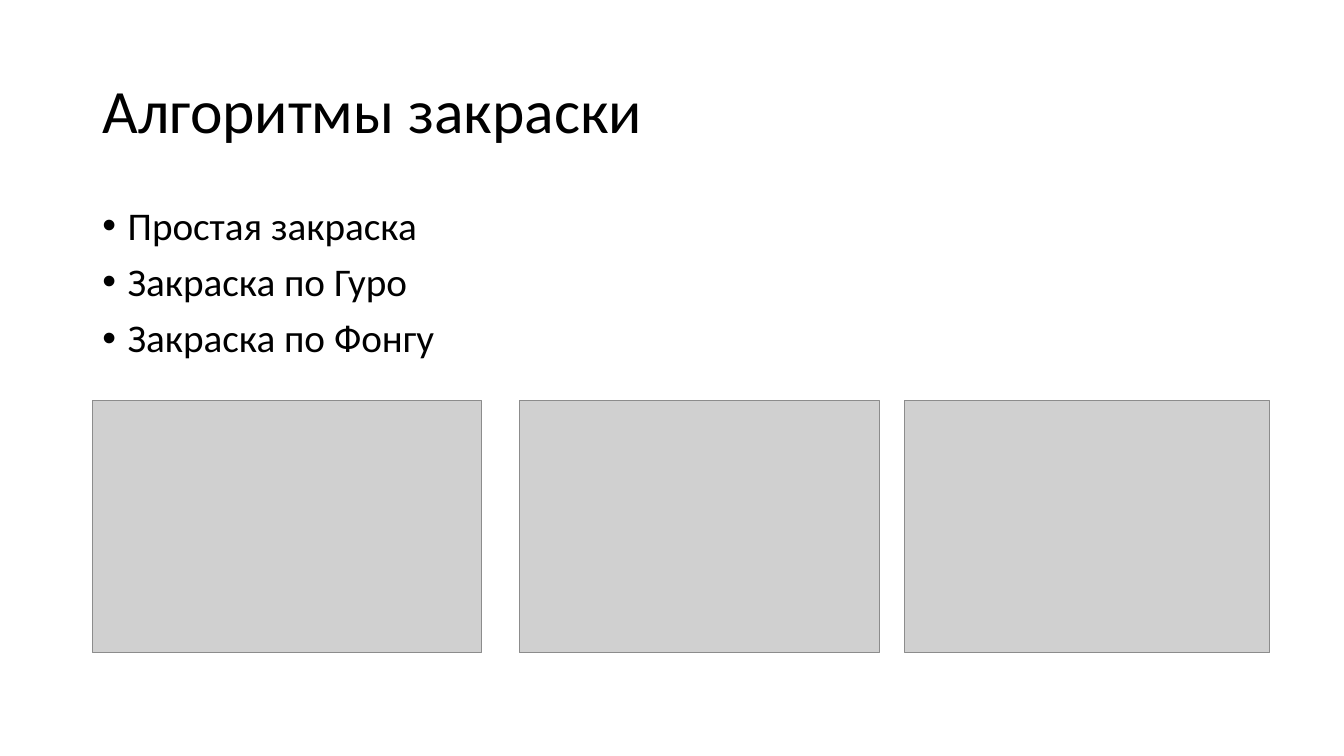
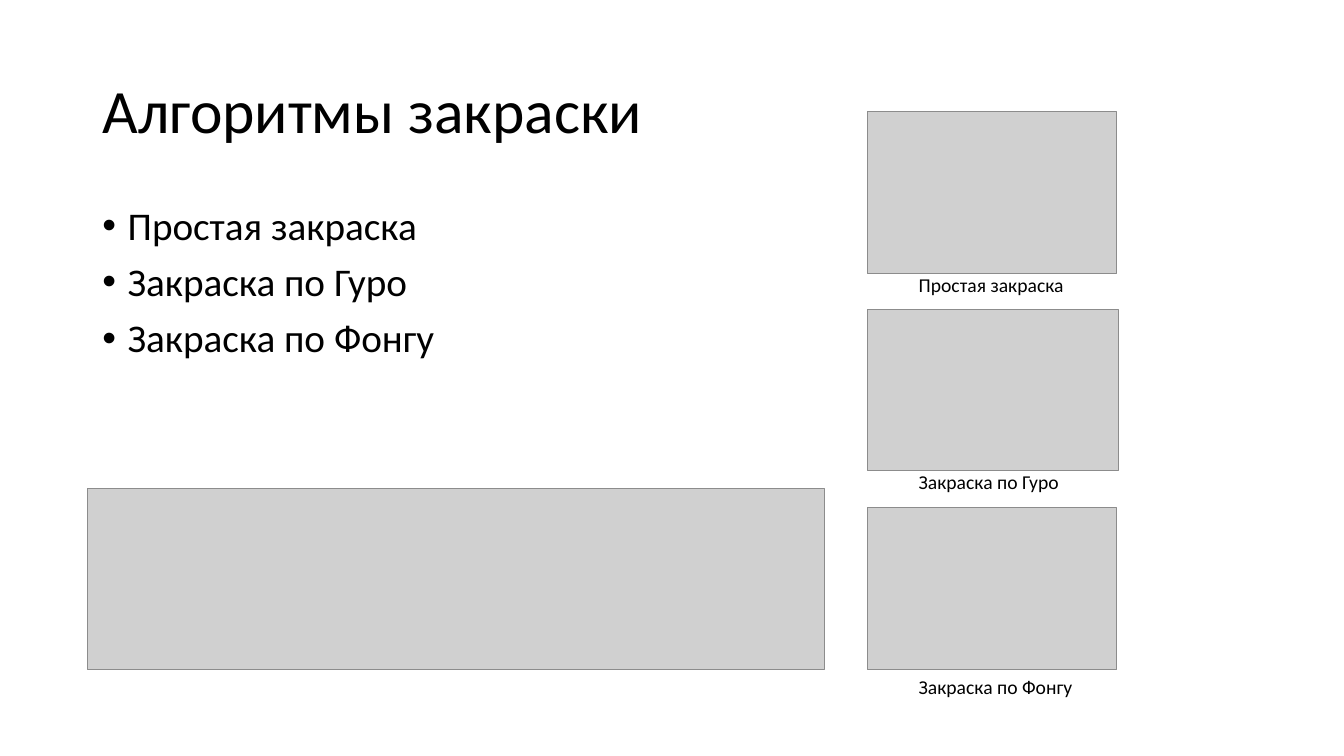
Before and after one commit to RomanQed/csg, a slide deck: slide 6 of docs/Курсовая_Презентация.pptx (slide 7 before the commit). Drawn at 1344x756 pixels with LibreOffice and Linux fonts; fonts in the diff are those of the drawing; grey boxes stand for pictures. Boxes give left, top, right and bottom in pixels: in the first picture for what was removed or moved away, otherwise in the second. Text is boxed around its words. In the diff, an @@ line names an element or a change of style, - is before the commit and + after.

```diff
--- a/docs/Курсовая_Презентация.pptx
+++ b/docs/Курсовая_Презентация.pptx
@@ picture: place and size @@
-picture at (93,401,482,653)
+picture at (867,112,1117,274)
@@ text added at (919,279,1064,295), 14 pt, text #000000 @@
+Простая закраска
@@ picture: place and size @@
-picture at (519,401,879,653)
+picture at (867,310,1118,472)
@@ text added at (919,476,1059,492), 14 pt, text #000000 @@
+Закраска по Гуро
@@ picture added at (88,488,825,669) @@
@@ picture: place and size @@
-picture at (905,401,1270,653)
+picture at (867,508,1117,670)
@@ text added at (919,681,1072,697), 14 pt, text #000000 @@
+Закраска по Фонгу
```
Also in this commit, not shown: 3 other slides changed, 1 slide added, 4 slides removed, 2 other files.
